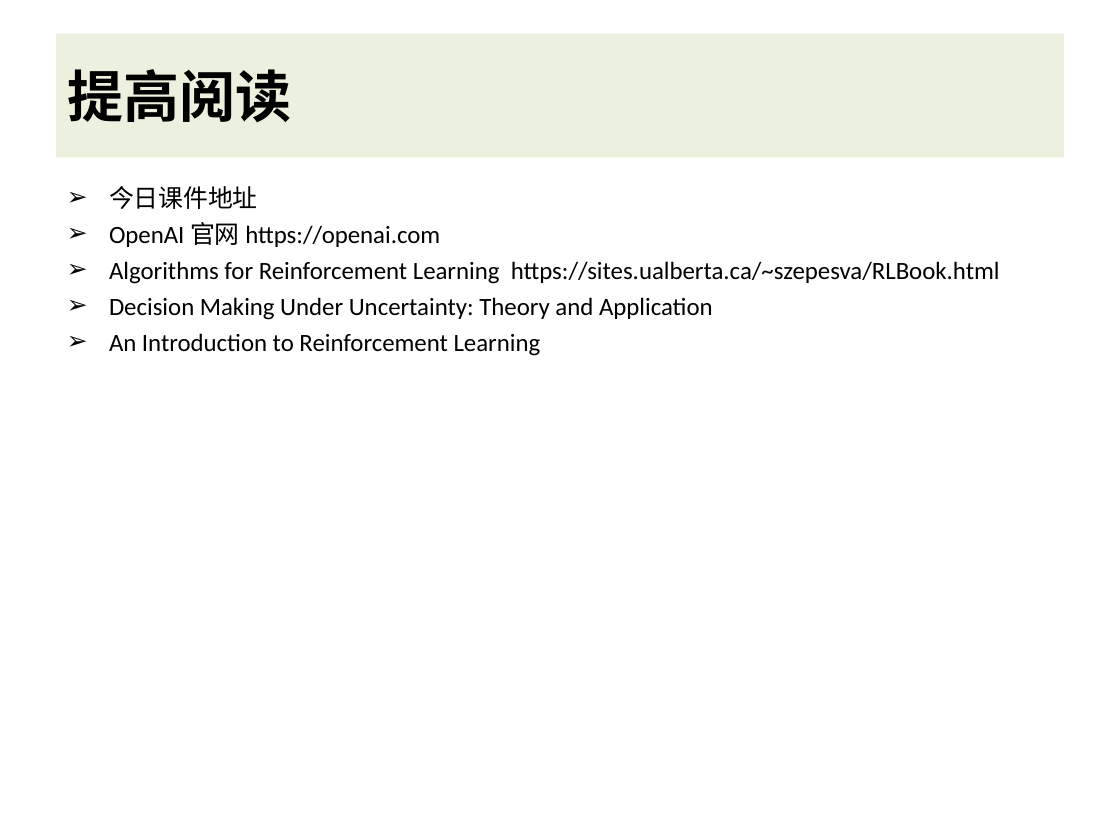
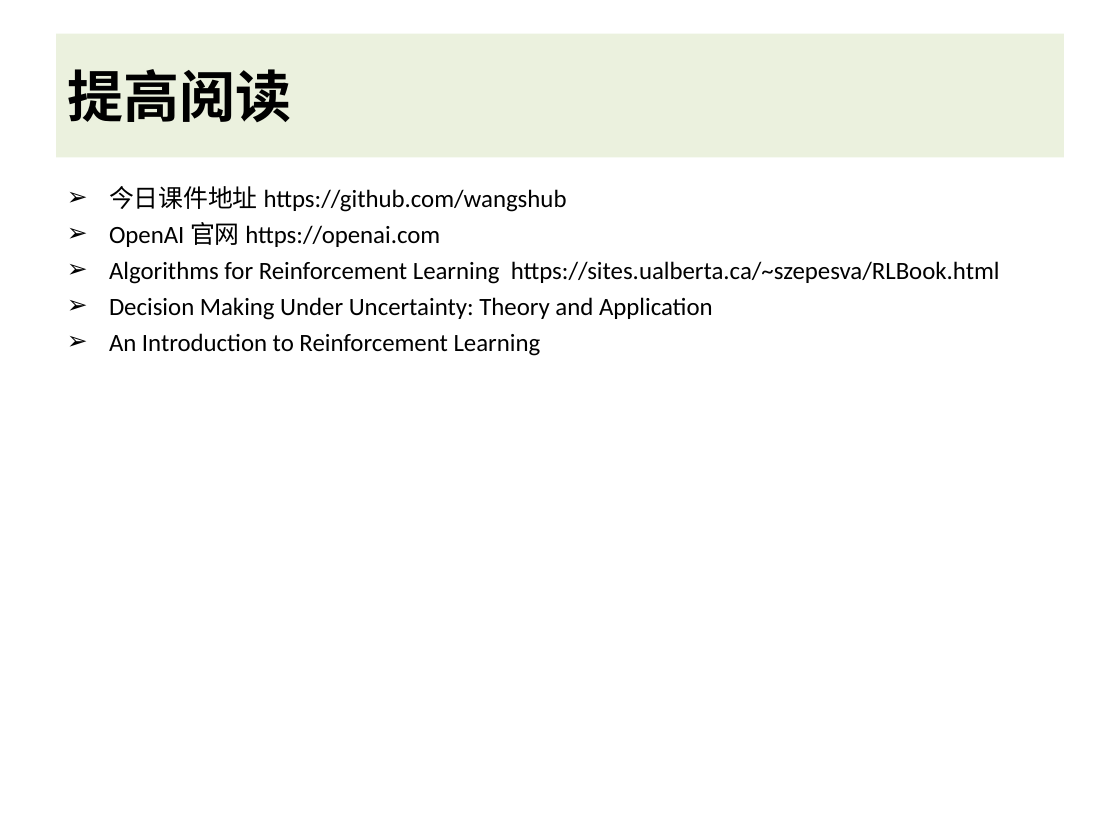
Before and after one commit to wangshub/OpenAI-Note, a slide deck: slide 30 of jupyter-note/RL_Basics/Gym强化学习入门到提高.ppt. Drawn at 1120x840 pixels with LibreOffice and Linux fonts; fonts in the diff are those of the drawing. Boxes give left, top, right and bottom in pixels: in the first picture for what was removed or moved away, otherwise in the second. Text is boxed around its words. In the diff, an @@ line names an element or a change of style, - is before the commit and + after.

Commit message:
docs(pdf): ppt to pdf

```diff
--- a/jupyter-note/RL_Basics/Gym强化学习入门到提高.ppt
+++ b/jupyter-note/RL_Basics/Gym强化学习入门到提高.ppt
@@ text at bbox=[109, 186, 567, 212]: text changed @@
-➢ 今日课件地址
+➢ 今日课件地址 https://github.com/wangshub
```
Also in this commit, not shown: 1 other file.
